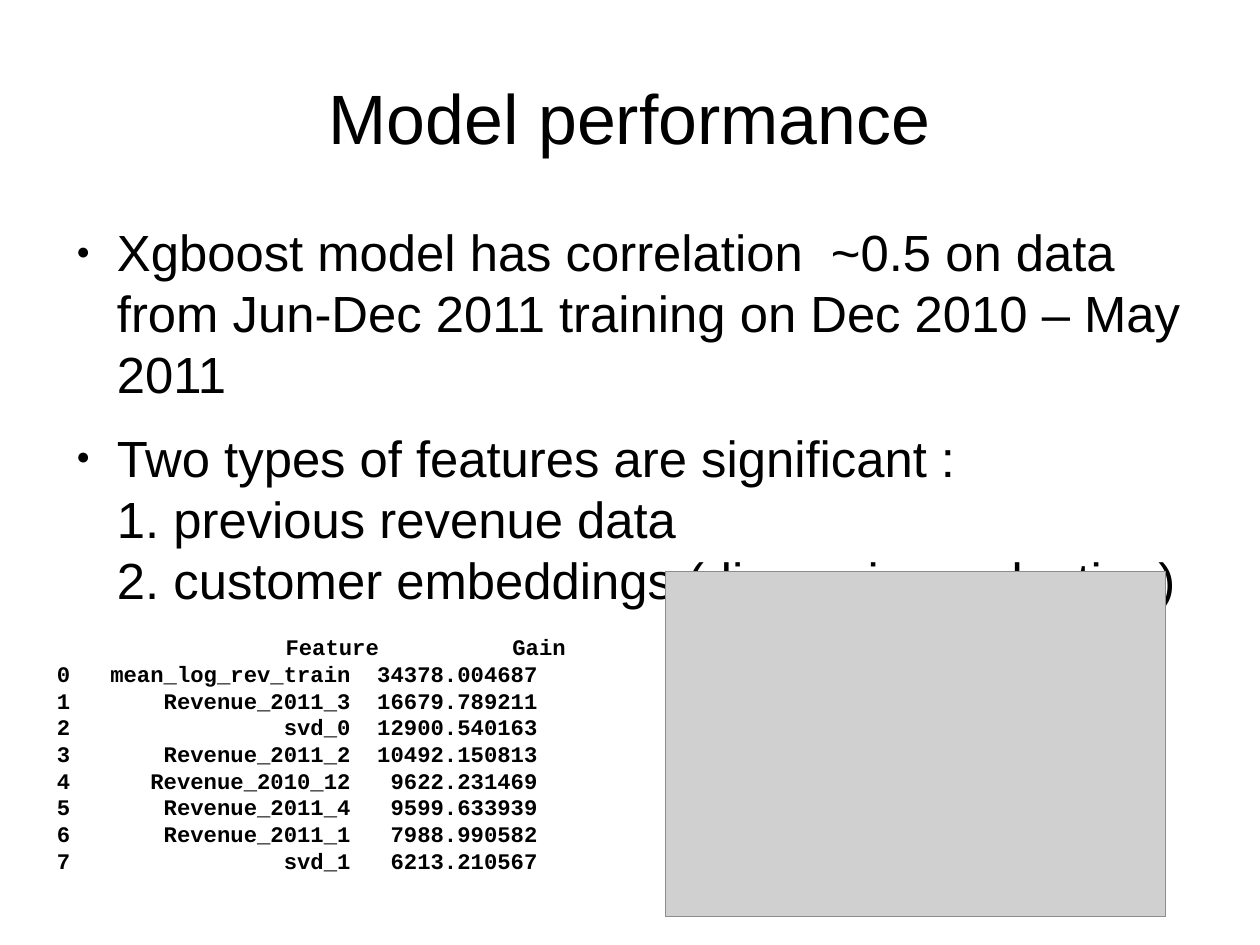
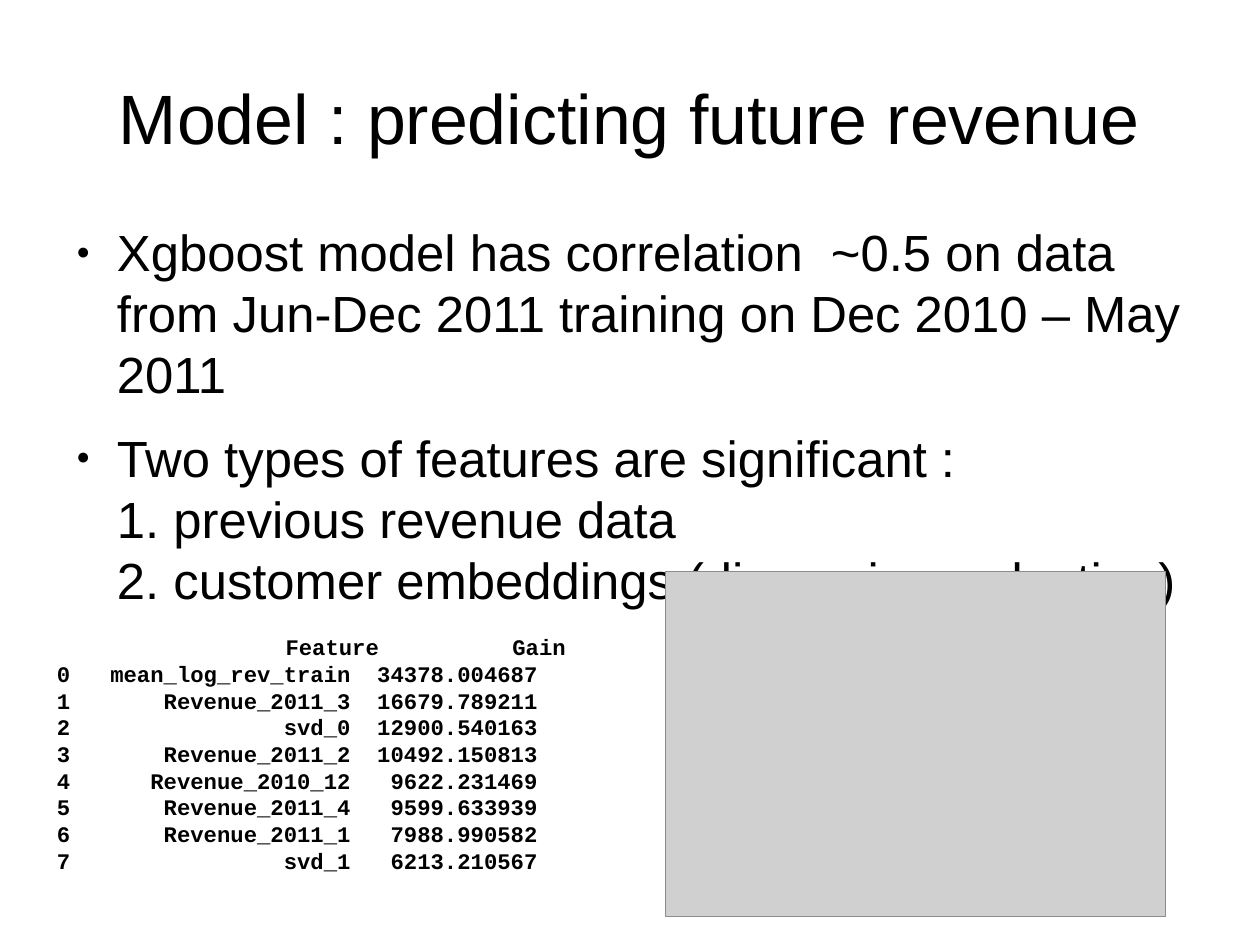
Before and after one commit to leexa90/E-commece-Data-Science, a slide deck: slide 7 of Present.odp (slide 5 before the commit). Drawn at 1260x945 pixels with LibreOffice and Linux fonts; fonts in the diff are those of the drawing; grey boxes stand for pictures. Boxes give left, top, right and bottom in pixels: in the first picture for what was removed or moved away, otherwise in the second. Text is boxed around its words. In the diff, an @@ line names an element or a change of style, - is before the commit and + after.

```diff
--- a/Present.odp
+++ b/Present.odp
@@ title at bbox=[119, 93, 1139, 157]: text changed @@
-Model performance
+Model : predicting future revenue
```
Also in this commit, not shown: 5 other slides changed, 4 slides added, 1 slide removed, 2 other files.
